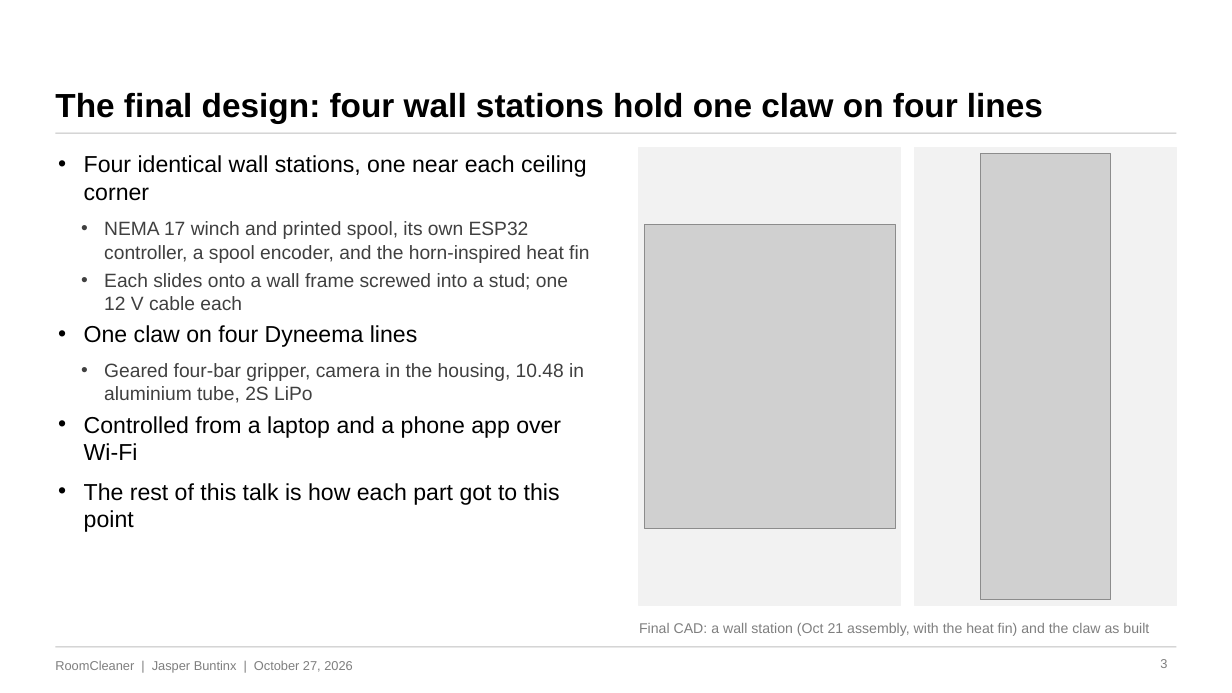
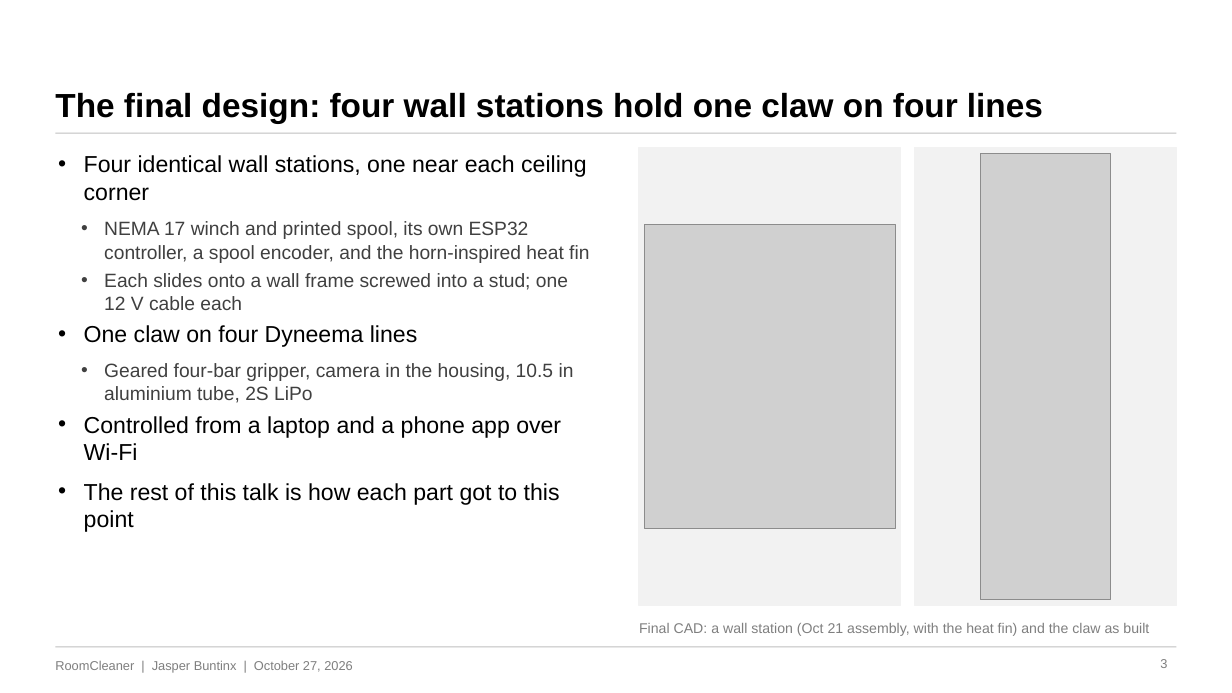
Before and after one commit to Jaspario1199/RoomCleaner, a slide deck: slide 3 of docs/presentation/deck_v4/RoomCleaner_Buntinx_Oct27_v4.pptx. Drawn at 1232x693 pixels with LibreOffice and Linux fonts; fonts in the diff are those of the drawing; grey boxes stand for pictures. Boxes give left, top, right and bottom in pixels: in the first picture for what was removed or moved away, otherwise in the second. Text is boxed around its words. In the diff, an @@ line names an element or a change of style, - is before the commit and + after.

```diff
--- a/docs/presentation/deck_v4/RoomCleaner_Buntinx_Oct27_v4.pptx
+++ b/docs/presentation/deck_v4/RoomCleaner_Buntinx_Oct27_v4.pptx
@@ text at (104,363,574,403): text changed @@
-  • Geared four-bar gripper, camera in the housing, 10.48 in aluminium tube, 2S LiPo
+  • Geared four-bar gripper, camera in the housing, 10.5 in aluminium tube, 2S LiPo
```
Also in this commit, not shown: 3 other files.
